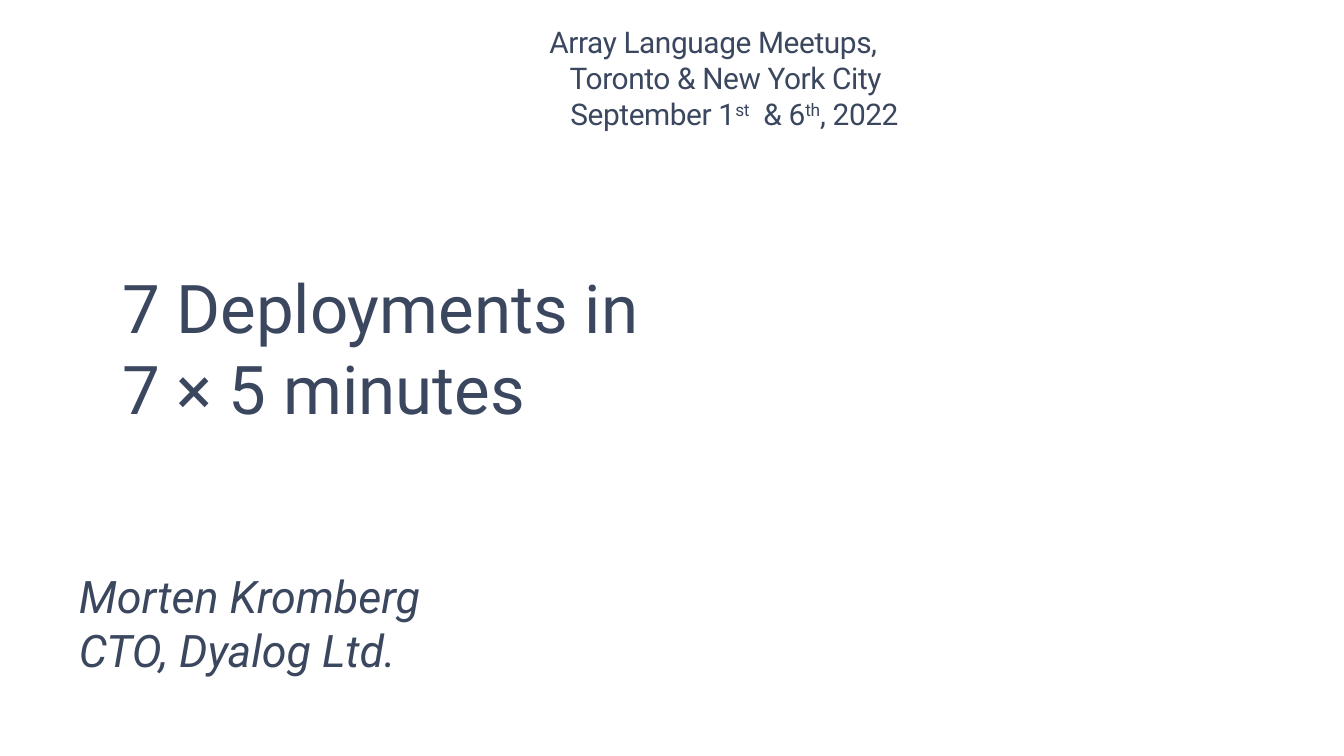
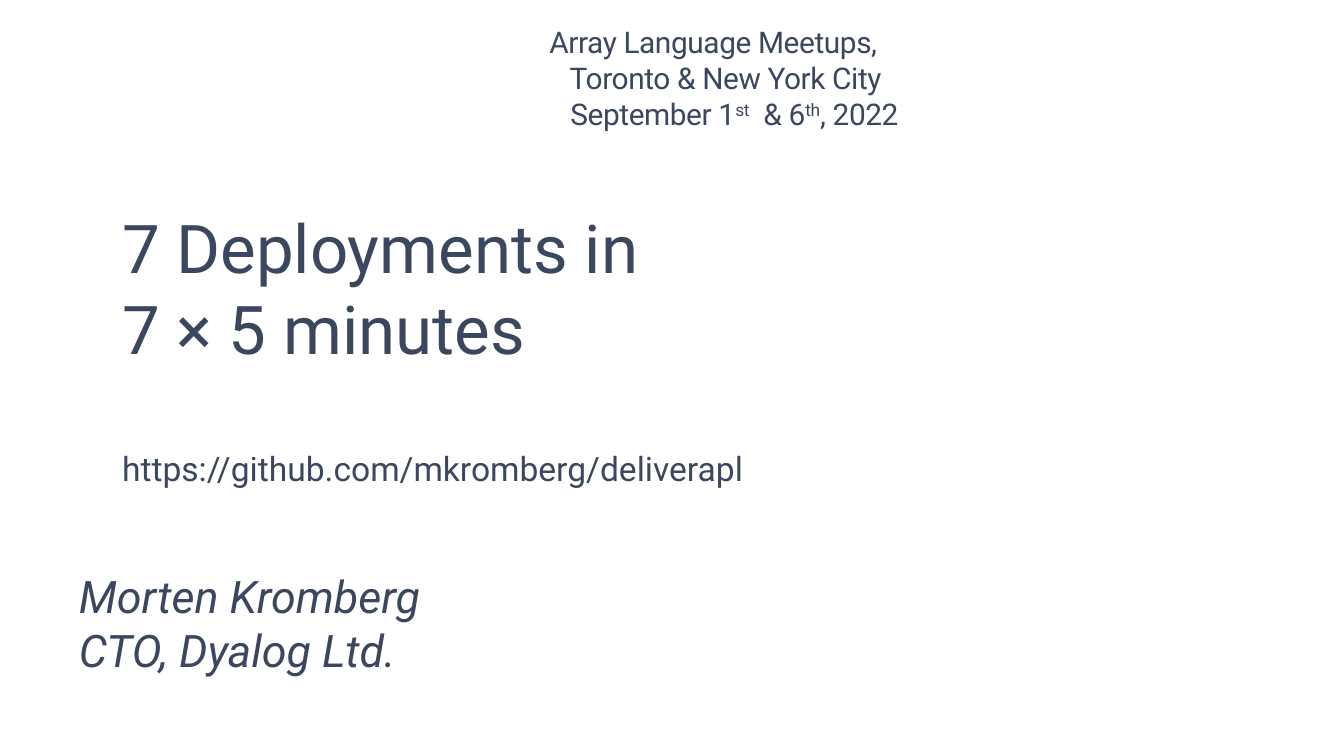
Before and after one commit to mkromberg/deliverapl, a slide deck: slide 1 of Delivering Your APLs.pptx. Drawn at 1344x756 pixels with LibreOffice and Linux fonts; fonts in the diff are those of the drawing; background and template pictures are left out. Boxes give left, top, right and bottom in pixels: in the first picture for what was removed or moved away, otherwise in the second. Text is boxed around its words. In the diff, an @@ line names an element or a change of style, - is before the commit and + after.

```diff
--- a/Delivering Your APLs.pptx
+++ b/Delivering Your APLs.pptx
@@ title at [122,222,743,488]: text changed; size 36 to 18 pt @@
-7 Deployments in
-7 × 5 minutes
+7 Deployments in
+7 × 5 minutes
+https://github.com/mkromberg/deliverapl
```
Also in this commit, not shown: 14 other files.
